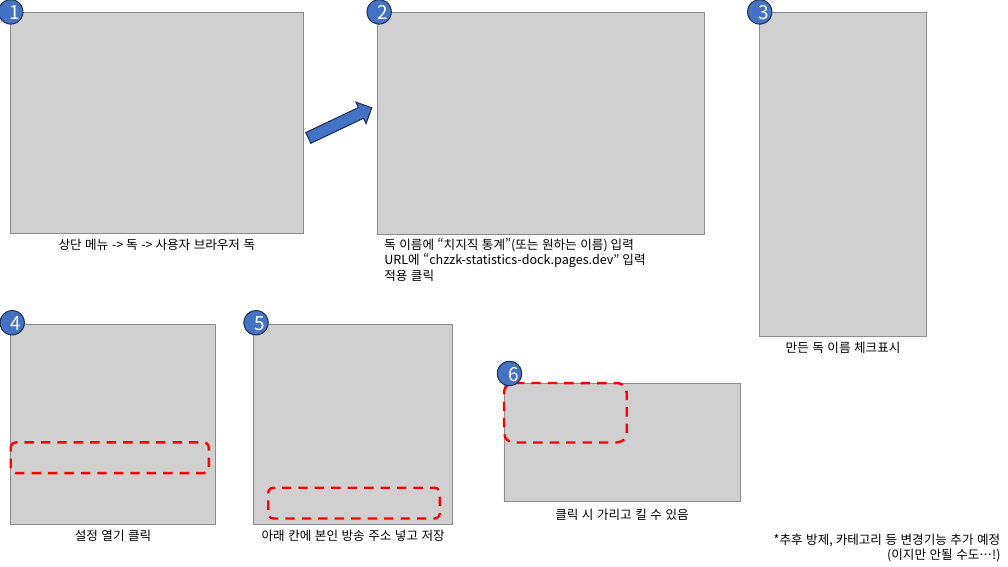
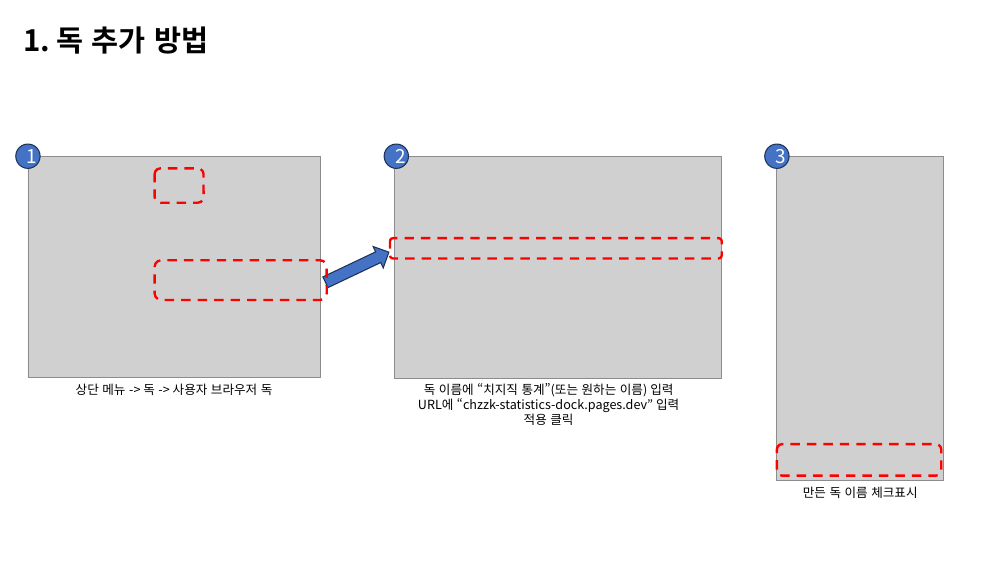
Before and after one commit to AutumnColor77/Chzzk_statistics_Dock, a slide deck: slide 1 of 치지직 라이브 독 적용 방법.pptx. Drawn at 1008x567 pixels with LibreOffice and Linux fonts; fonts in the diff are those of the drawing; grey boxes stand for pictures. Boxes give left, top, right and bottom in pixels: in the first picture for what was removed or moved away, otherwise in the second. Text is boxed around its words. In the diff, an @@ line names an element or a change of style, - is before the commit and + after.

```diff
--- a/치지직 라이브 독 적용 방법.pptx
+++ b/치지직 라이브 독 적용 방법.pptx
@@ text added at (x1=23, y1=26, x2=208, y2=54), 28 pt, text #000000, bold @@
+1. 독 추가 방법
@@ 3 texts, 2 pictures, 2 ellipses moved together from (x1=11, y1=0, x2=927, y2=353) to (x1=28, y1=144, x2=944, y2=498) @@
@@ rounded rectangle added at (x1=155, y1=169, x2=204, y2=203), outline #FF0000 2.25 pt dashed @@
@@ rounded rectangle added at (x1=390, y1=238, x2=722, y2=259), outline #FF0000 2.25 pt dashed @@
@@ rounded rectangle resized from (x1=11, y1=442, x2=209, y2=473) to (x1=155, y1=260, x2=327, y2=300) @@
@@ 1 picture, 1 ellipse, 1 right arrow moved together from (x1=0, y1=0, x2=705, y2=234) to (x1=16, y1=144, x2=722, y2=378) @@
@@ ellipse removed at (x1=0, y1=311, x2=24, y2=335) @@
-4
@@ ellipse removed at (x1=244, y1=311, x2=268, y2=335) @@
-5
@@ text "독 이름에 “치지직 통계”(또는 원하는 ..." at (x1=418, y1=383, x2=679, y2=425): alignment left to centre @@
@@ ellipse removed at (x1=498, y1=361, x2=522, y2=386) @@
-6
@@ picture removed at (x1=504, y1=383, x2=741, y2=501) @@
@@ rounded rectangle removed at (x1=504, y1=383, x2=627, y2=443) @@
@@ rounded rectangle resized from (x1=268, y1=488, x2=440, y2=519) to (x1=777, y1=444, x2=941, y2=476) @@
@@ text removed at (x1=555, y1=508, x2=689, y2=520) @@
-클릭 시 가리고 킬 수 있음
@@ group removed at (x1=11, y1=324, x2=453, y2=541): 2 pictures, 2 texts @@
-설정 열기 클릭
-아래 칸에 본인 방송 주소 넣고 저장
@@ text removed at (x1=774, y1=533, x2=1000, y2=562) @@
-*추후 방제, 카테고리 등 변경기능 추가 예정(이지만 안될 수도…!)
```
Also in this commit, not shown: 1 slide added, 6 other files.
